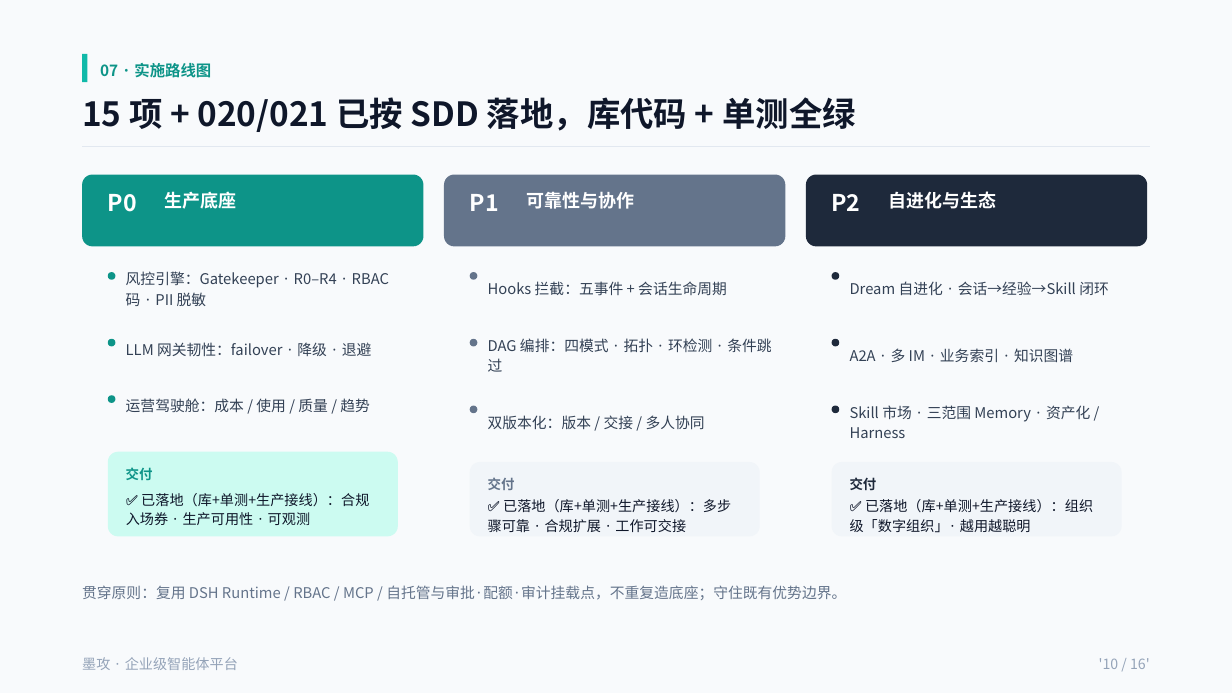
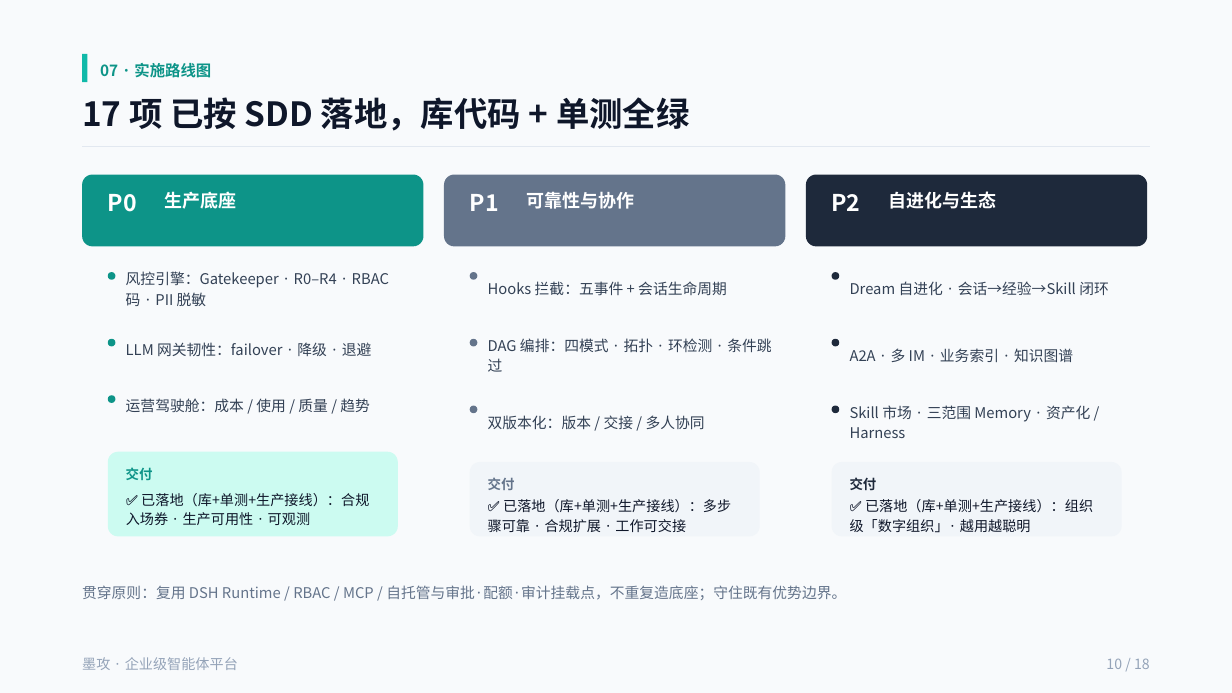
Before and after one commit to cooper2006/mogo, a slide deck: slide 12 of docs/intro-v4.pptx (slide 10 before the commit). Drawn at 1232x693 pixels with LibreOffice and Linux fonts; fonts in the diff are those of the drawing. Boxes give left, top, right and bottom in pixels: in the first picture for what was removed or moved away, otherwise in the second. Text is boxed around its words. In the diff, an @@ line names an element or a change of style, - is before the commit and + after.

```diff
--- a/docs/intro-v4.pptx
+++ b/docs/intro-v4.pptx
@@ text at bbox=[82, 97, 690, 131]: text changed @@
-15 项 + 020/021 已按 SDD 落地，库代码 + 单测全绿
+17 项 已按 SDD 落地，库代码 + 单测全绿
@@ text at bbox=[1106, 658, 1150, 669]: text changed @@
-'10 / 16'
+10 / 18
```
Also in this commit, not shown: 15 other slides changed, 2 slides added, 8 other files.
